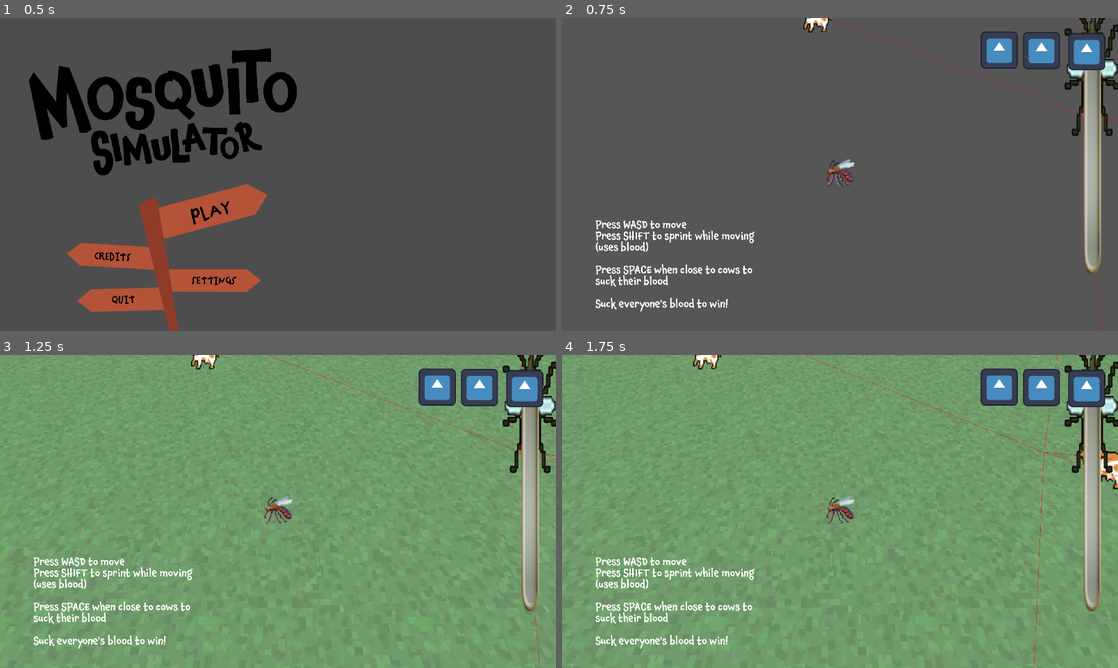
Above: before the commit, frames 1-4 (two rows, left to right).
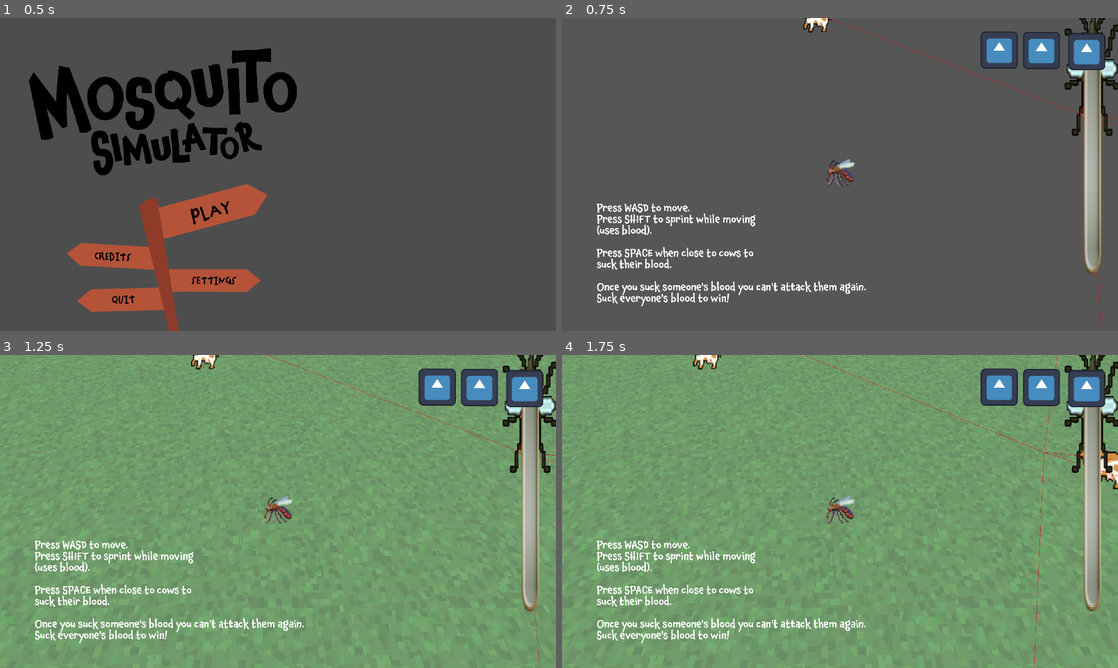
Above: after the commit, the same moments.

Repository: BrownRISDGameDevelopers/mosquito-simulator
Game: Godot game, scene res://scenes/MainMenu.tscn
Two runs of this game, one before a commit and one after it. Both use one fixed random seed, a clock stepped at 60 frames per second and the inputs below. The engine's default icon, where the game draws it, is replaced by a stand-in: a white triangle on a blue panel in a dark square.
Inputs (mouse positions are in pixels of both pictures, inside the frame that each line leads up to):
- Up to frame 1 (0.5 s): no input
- Up to frame 2 (0.75 s): click (773, 208) at 0.5 s
- Up to frame 3 (1.25 s): no input
- Up to frame 4 (1.75 s): tap Space (suck) at 1.25, 1.35 s; hold D (right) from 1.28 s (still down)

Frame 1 is identical in both runs. In frame 2, 3.5% of the frame differs, in the area x 6-55%, y 59-94%; in frame 3, 3.5%; in frame 4, 3.5%.

Commit message:
tutorial instruction tweak

Diff:
--- a/scenes/TutorialInstructions.tscn
+++ b/scenes/TutorialInstructions.tscn
@@ -19,21 +19,22 @@
 anchor_top = 1.0
 anchor_right = 1.0
 anchor_bottom = 1.0
-offset_left = -1804.0
-offset_top = -382.0
-offset_right = -1133.0
-offset_bottom = -73.0
+offset_left = -1800.0
+offset_top = -440.0
+offset_right = -868.0
+offset_bottom = -92.0
 grow_horizontal = 0
 grow_vertical = 0
 theme_override_fonts/font = ExtResource("1_nylga")
 theme_override_font_sizes/font_size = 36
-text = "Press WASD to move
+text = "Press WASD to move.
 Press SHIFT to sprint while moving
-(uses blood)
+(uses blood).
 
 Press SPACE when close to cows to
-suck their blood
+suck their blood.
 
+Once you suck someone's blood you can't attack them again.
 Suck everyone's blood to win!"
 
 [node name="MinigameInstructions" type="Label" parent="."]
